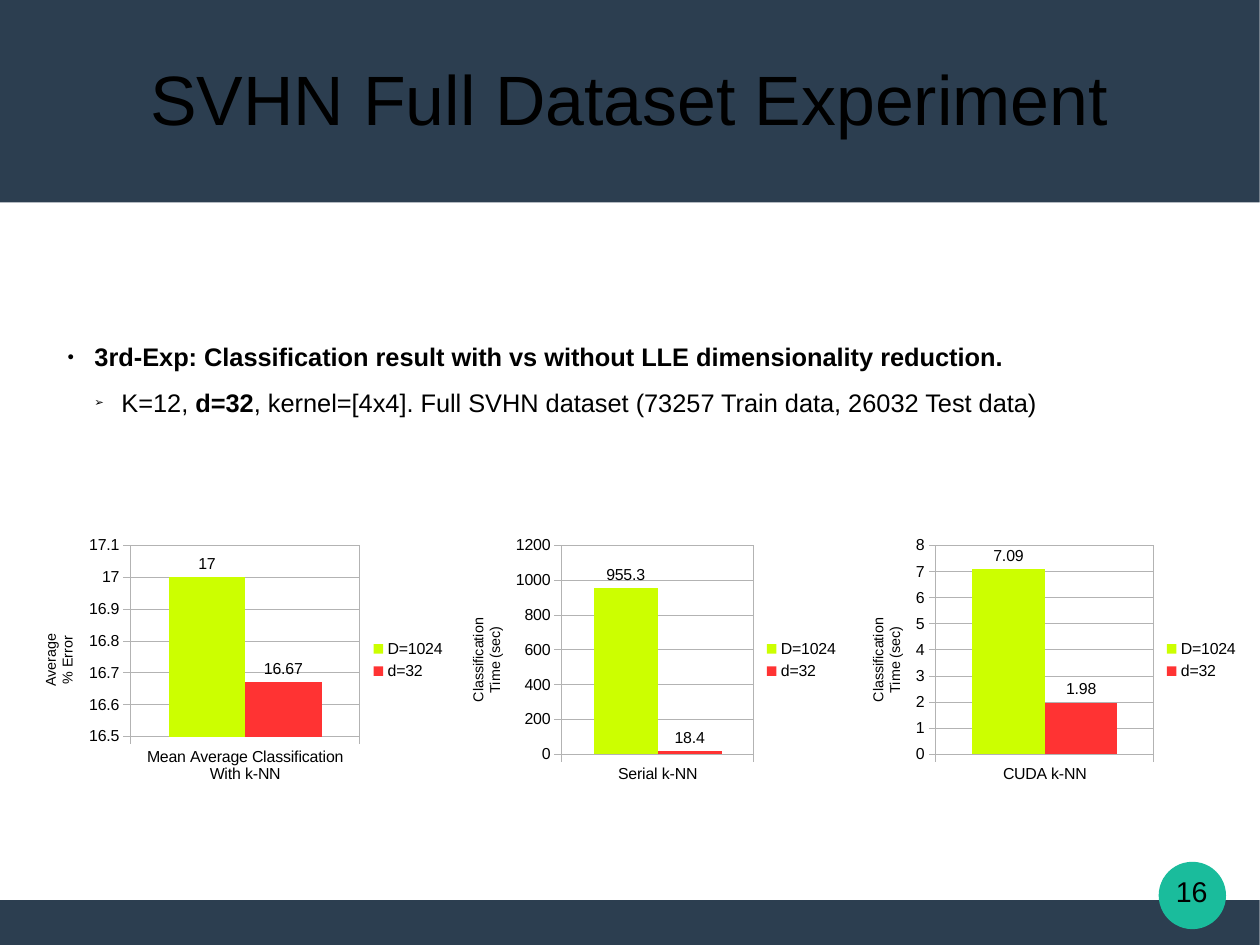
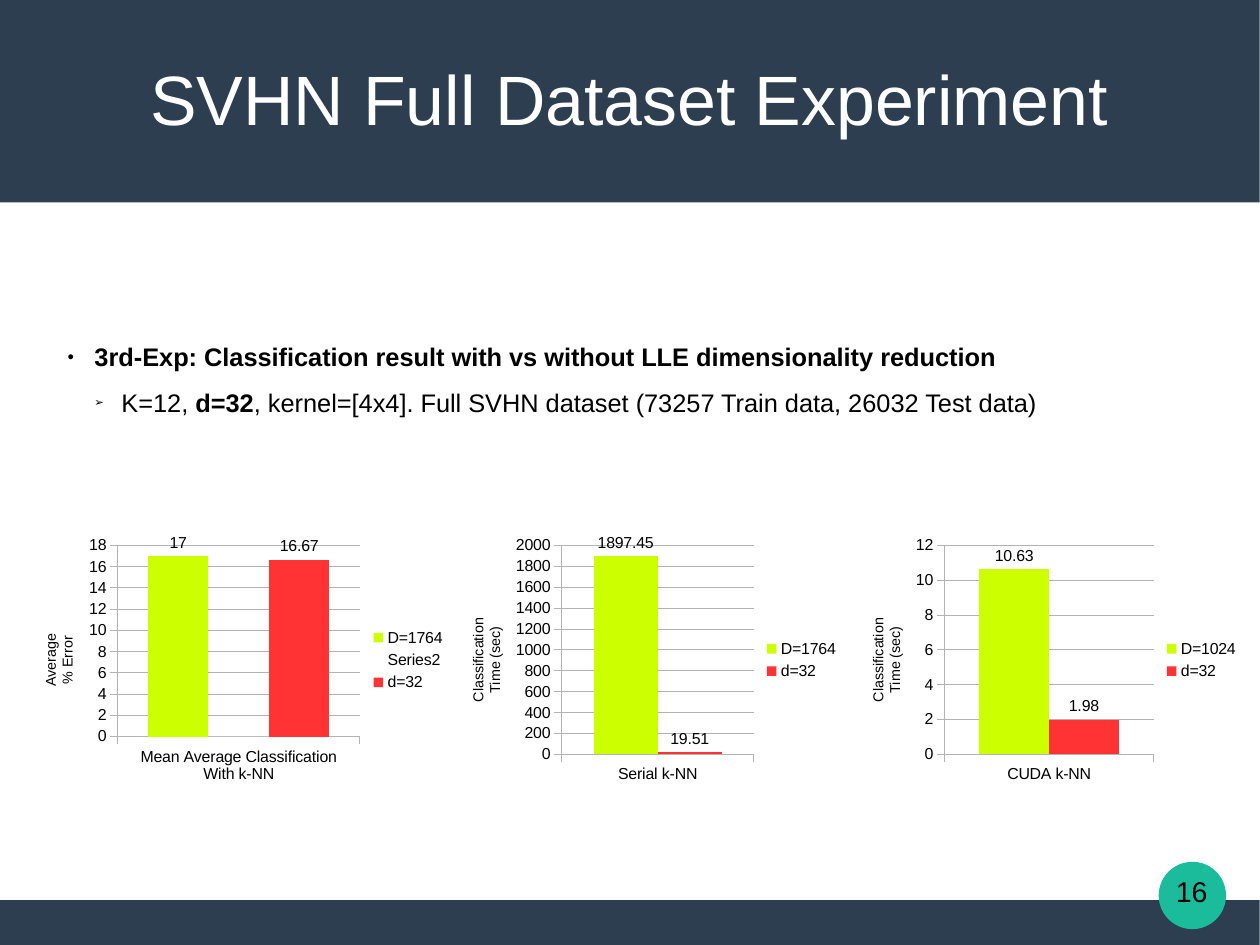
Before and after one commit to Katsileros/Dimensionality_Reduction, a slide deck: slide 16 of Diploma-Thesis-LaTeX/presentation/Locally_Linear_Embeddings_in_Pattern_Recognition.odp. Drawn at 1260x945 pixels with LibreOffice and Linux fonts; fonts in the diff are those of the drawing. Boxes give left, top, right and bottom in pixels: in the first picture for what was removed or moved away, otherwise in the second. Text is boxed around its words. In the diff, an @@ line names an element or a change of style, - is before the commit and + after.

Commit message:
Presentation charts

```diff
--- a/Diploma-Thesis-LaTeX/presentation/Locally_Linear_Embeddings_in_Pattern_Recognition.odp
+++ b/Diploma-Thesis-LaTeX/presentation/Locally_Linear_Embeddings_in_Pattern_Recognition.odp
@@ title "SVHN Full Dataset Experiment" at [150,74,1108,138]: text colour #000000 to #FFFFFF @@
@@ subtitle at [94,347,995,372]: text changed @@
-● 3rd-Exp: Classification result with vs without LLE dimensionality reduction.
+● 3rd-Exp: Classification result with vs without LLE dimensionality reduction
@@ column chart at [18,532,457,789] @@
-D=1024: 17
+D=1764: 17
-d=32: 16.67
+: 0
@@ colour of  #FF3333 to #FFFFFF @@
@@ data labels of  removed @@
+d=32: 16.67
@@ value axis changed @@
@@ column chart at [446,532,851,789] @@
-D=1024: 955.3
+D=1764: 1897.45
@@ d=32, Serial k-NN: 18.4 to 19.51 @@
@@ column chart at [846,532,1251,789] @@
@@ D=1024, CUDA k-NN: 7.09 to 10.63 @@
```
Also in this commit, not shown: 19 other slides changed, 1 other file.
